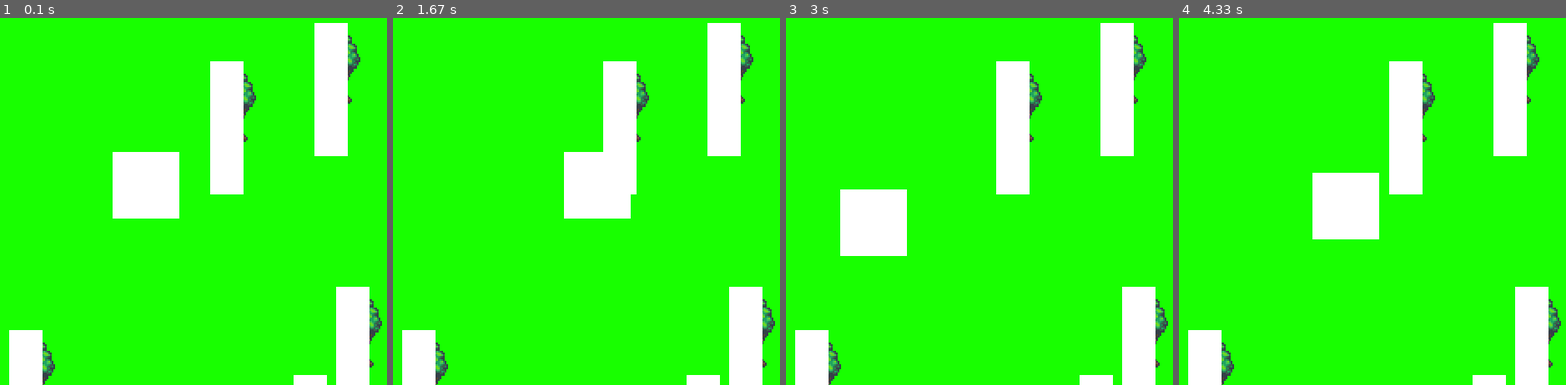
Above: before the commit, frames 1-4 (left to right).
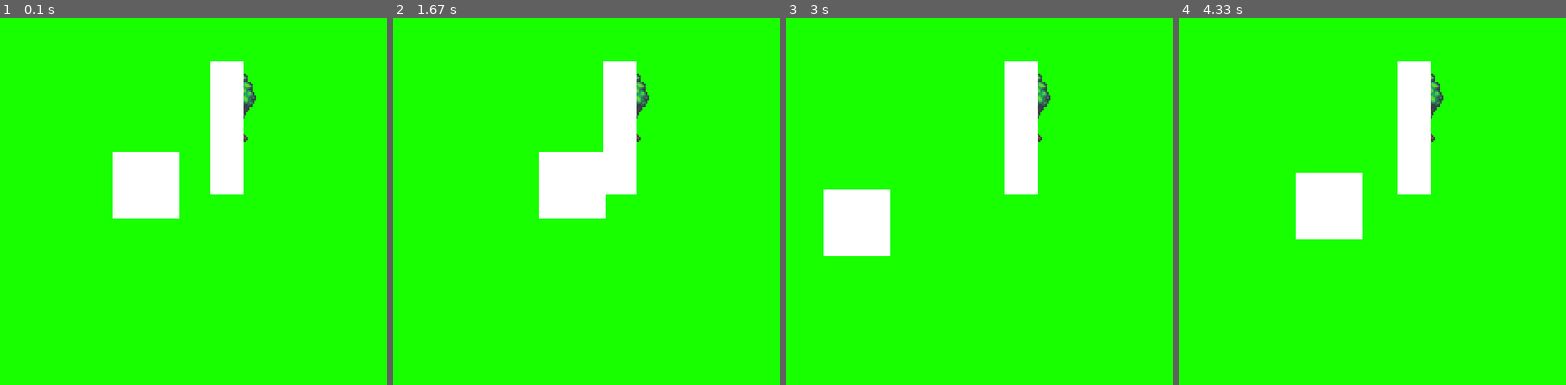
Above: after the commit, the same moments.

Repository: Farofeiro231/Python_Game
Game: pygame game, started from RPG/BouncingPanda.py
Same seed, same stepped clock (60 frames per second), same inputs: the game is played once before the commit and once after it.
Inputs:
- Up to frame 1 (0.1 s): no input
- Up to frame 2 (1.67 s): hold Right 0.33-0.8 s
- Up to frame 3 (3 s): hold Left 1.67-2.2 s; hold Down 2.23-2.53 s; hold Left 2.57-2.97 s
- Up to frame 4 (4.33 s): hold Up 3-3.37 s; hold Right 3.4-4.03 s; hold Down from 4.07 s (still down)

The runs differ from the first frame. In frame 1, 7.7% of the frame differs, in the area x 2-99%, y 1-100%; in frame 2, 9.3%; in frame 3, 11%; in frame 4, 11%.

Commit message:
Needs fix won collision after readjusting the camera

Diff:
--- a/RPG/BouncingPanda.py
+++ b/RPG/BouncingPanda.py
@@ -52,7 +52,7 @@
     camerax = 0
     cameray = 0
 
-    for i in range(5):
+    for i in range(1):
         tree.append(makeNewTree(camerax,cameray))
 
     for tr in tree:
@@ -88,7 +88,7 @@
         pygame.draw.rect(DISPLAYSURF, WHITE, hero['rect'])
 
         for trObj in tree:
-            trObj['rect'] = pygame.Rect( trObj['x'] - camerax,
+            trObj['rect'] = pygame.Rect(trObj['x'] - camerax,
                                   trObj['y'] - cameray,
                                   trObj['width'],
                                   trObj['height'])
@@ -102,6 +102,13 @@
                     if tr['rect'].collidepoint(point, hero['y']):
                         collision['up'] += 1
                         print("Collision['up'] = ", collision['up'])
+                    if tr['rect'].collidepoint(point, hero['y'] + hero['size']):
+                        collision['down'] += 1
+                for point in range(hero['y'], hero['y'] + hero['size']):
+                    if tr['rect'].collidepoint(hero['x'], point):
+                        collision['left'] += 1
+                    if tr['rect'].collidepoint(hero['x'] + hero['size'], point):
+                        collision['right'] += 1
 
         event = pygame.key.get_pressed()
         if event[pygame.K_UP] or event[pygame.K_w]:
